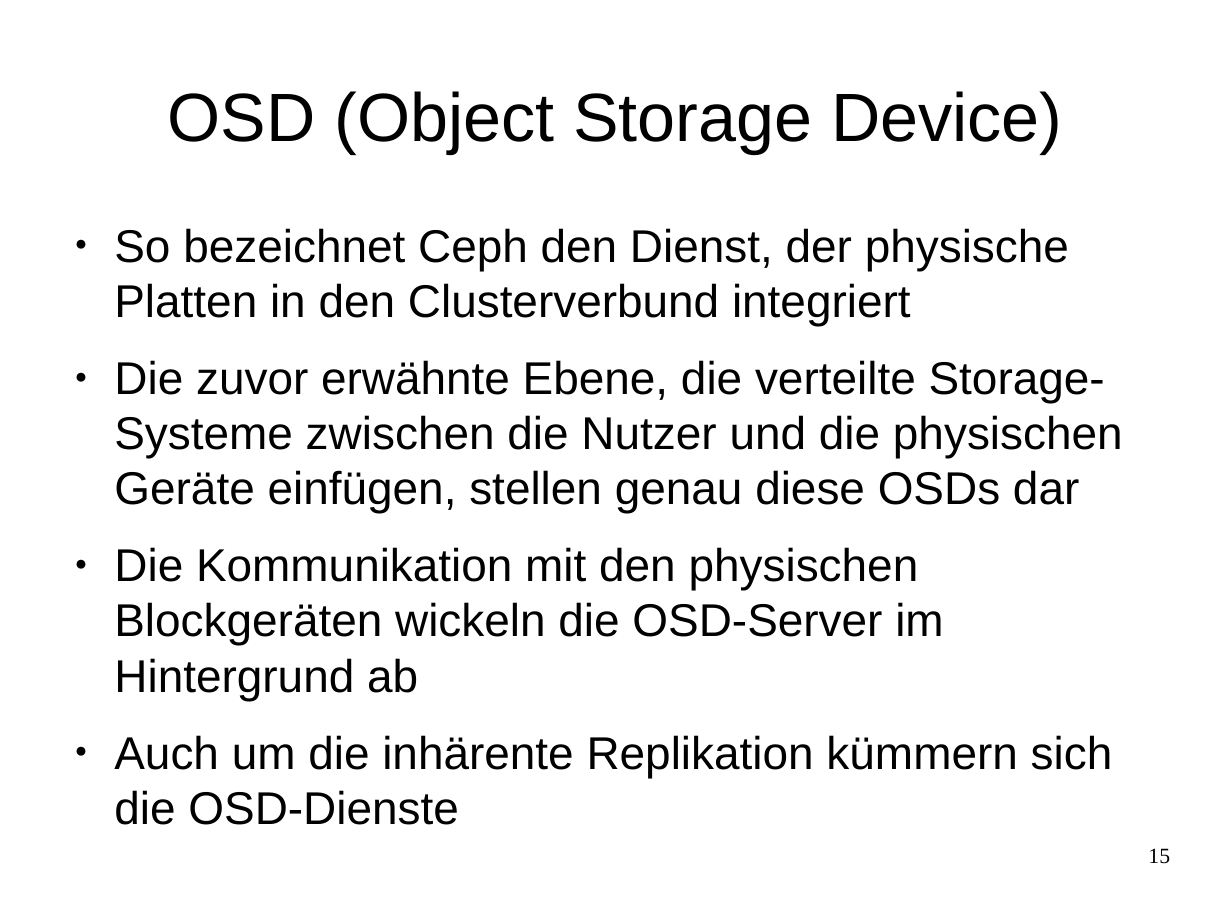
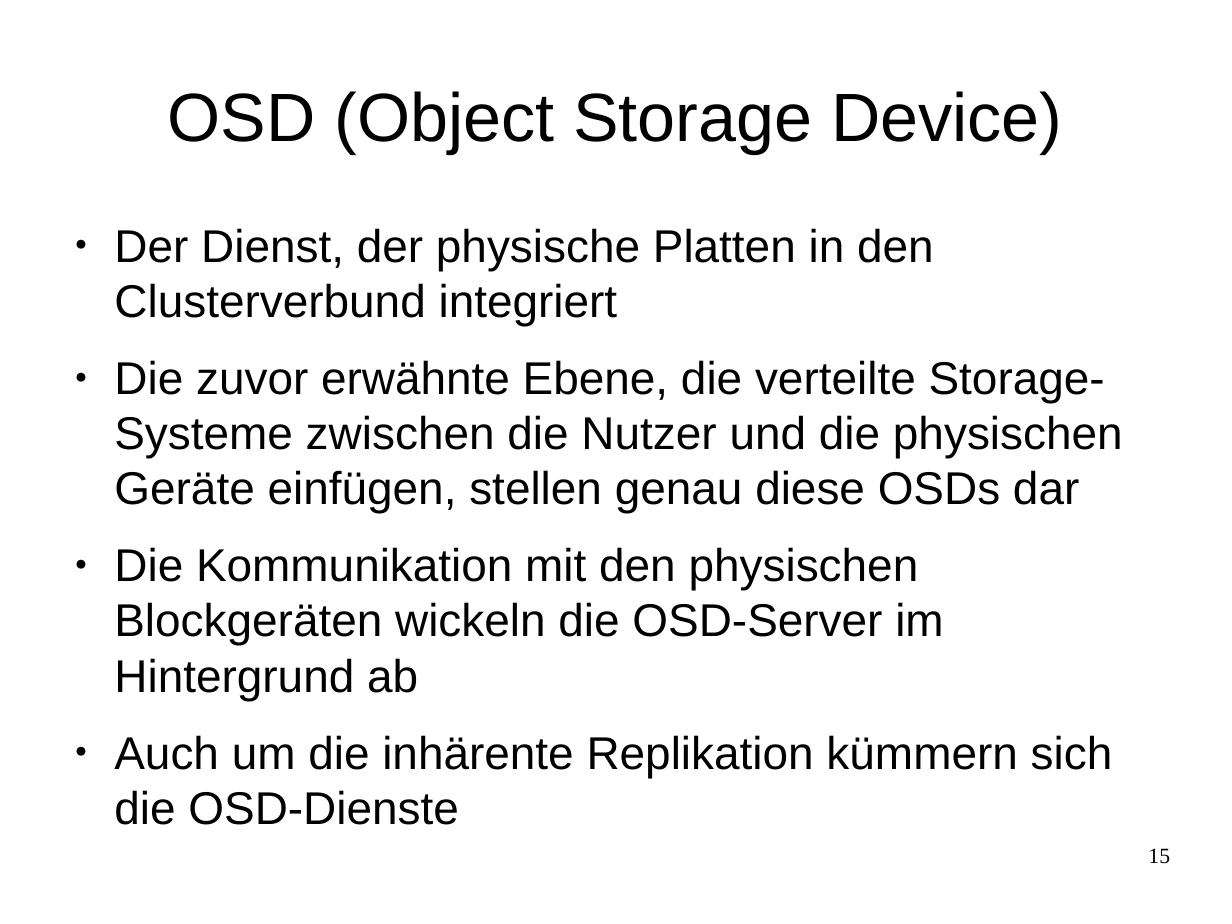
Before and after one commit to celentanos/inora, a slide deck: slide 15 of inora_vortrag_M.odp. Drawn at 1232x924 pixels with LibreOffice and Linux fonts; fonts in the diff are those of the drawing. Boxes give left, top, right and bottom in pixels: in the first picture for what was removed or moved away, otherwise in the second. Text is boxed around its words. In the diff, an @@ line names an element or a change of style, - is before the commit and + after.

```diff
--- a/inora_vortrag_M.odp
+++ b/inora_vortrag_M.odp
@@ text at bbox=[114, 228, 934, 326]: text changed @@
-● So bezeichnet Ceph den Dienst, der physische Platten in den Clusterverbund integriert
+● Der Dienst, der physische Platten in den Clusterverbund integriert
```
Also in this commit, not shown: 3 other slides changed.
